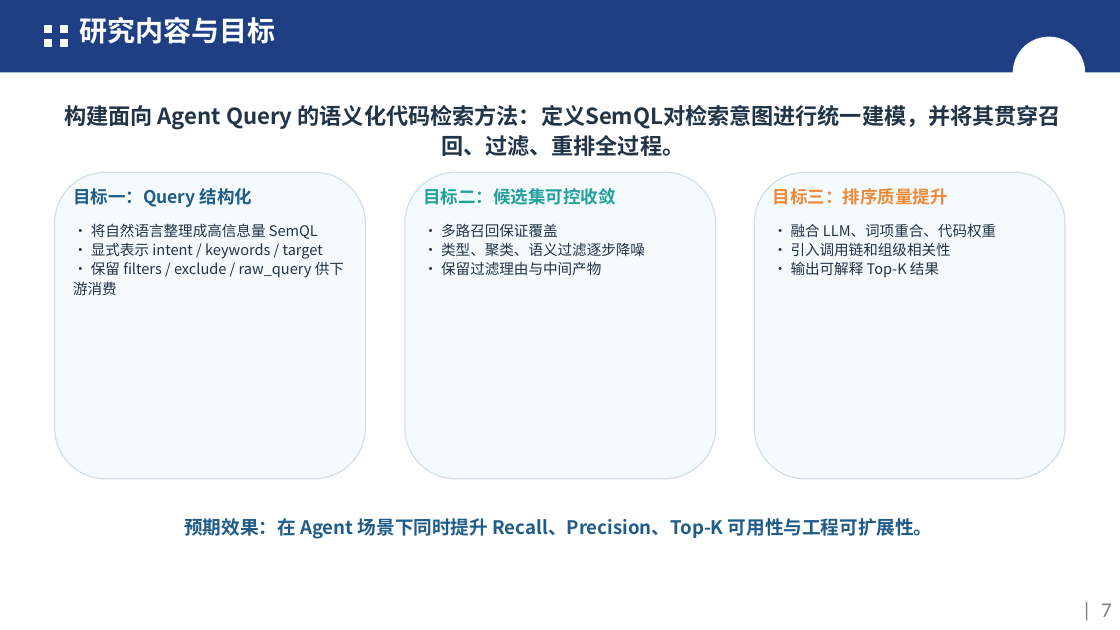
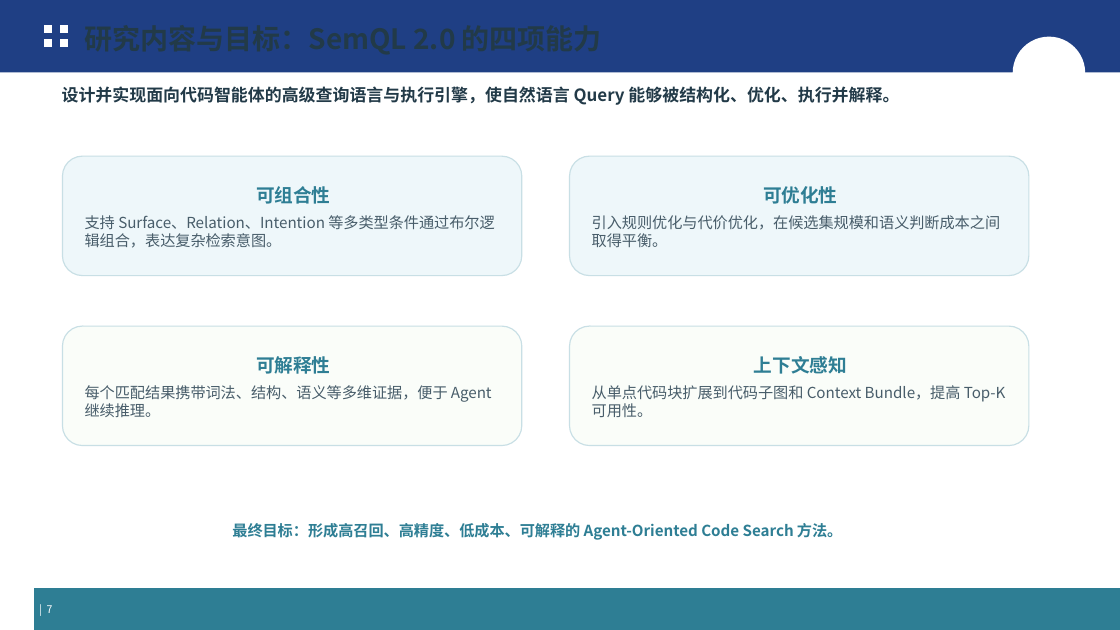
Before and after one commit to FDSE-IntelliDev/CodeSense, a slide deck: slide 7 of 中期答辩ppt_CodeSearch中期答辩.pptx. Drawn at 1120x630 pixels with LibreOffice and Linux fonts; fonts in the diff are those of the drawing; background and template pictures are left out. Boxes give left, top, right and bottom in pixels: in the first picture for what was removed or moved away, otherwise in the second. Text is boxed around its words. In the diff, an @@ line names an element or a change of style, - is before the commit and + after.

```diff
--- a/中期答辩ppt_CodeSearch中期答辩.pptx
+++ b/中期答辩ppt_CodeSearch中期答辩.pptx
@@ text "研究内容与目标：SemQL 2.0 的四项能力" at (62, 86, 899, 103): vertical alignment top to middle @@
@@ text at (62, 86, 899, 103): text changed; text colour #FFFFFF to #223A48 @@
-研究内容与目标
+研究内容与目标：SemQL 2.0 的四项能力
@@ text added at (62, 86, 899, 105), 14.5 pt, text #223A48, bold @@
+设计并实现面向代码智能体的高级查询语言与执行引擎，使自然语言 Query 能够被结构化、优化、执行并解释。
@@ text removed at (64, 105, 1061, 156) @@
-构建面向 Agent Query 的语义化代码检索方法：定义SemQL对检索意图进行统一建模，并将其贯穿召回、过滤、重排全过程。
@@ rounded rectangle removed at (55, 172, 365, 479) @@
@@ rounded rectangle added at (62, 156, 522, 276), fill #EEF7FA, outline #C8DFE5 1 pt, 13 pt, text #485D6A @@
+可组合性
+支持 Surface、Relation、Intention 等多类型条件通过布尔逻辑组合，表达复杂检索意图。
@@ rounded rectangle removed at (405, 172, 716, 479) @@
@@ rounded rectangle added at (570, 156, 1029, 276), fill #EEF7FA, outline #C8DFE5 1 pt, 13 pt, text #485D6A @@
+可优化性
+引入规则优化与代价优化，在候选集规模和语义判断成本之间取得平衡。
@@ rounded rectangle removed at (755, 172, 1065, 479) @@
@@ text removed at (73, 188, 252, 207) @@
-目标一：Query 结构化
@@ text removed at (423, 188, 615, 205) @@
-目标二：候选集可控收敛
@@ text removed at (773, 188, 948, 205) @@
-目标三：排序质量提升
@@ text removed at (73, 223, 344, 295) @@
-• 将自然语言整理成高信息量 SemQL
-• 显式表示 intent / keywords / target
-• 保留 filters / exclude / raw_query 供下游消费
@@ text removed at (791, 223, 996, 278) @@
-• 融合 LLM、词项重合、代码权重
-• 引入调用链和组级相关性
-• 输出可解释 Top-K 结果
@@ rounded rectangle added at (62, 326, 522, 445), fill #FAFDF9, outline #C8DFE5 1 pt, 13 pt, text #485D6A @@
+可解释性
+每个匹配结果携带词法、结构、语义等多维证据，便于 Agent 继续推理。
@@ rounded rectangle added at (570, 326, 1029, 445), fill #FAFDF9, outline #C8DFE5 1 pt, 13 pt, text #485D6A @@
+上下文感知
+从单点代码块扩展到代码子图和 Context Bundle，提高 Top-K 可用性。
@@ text removed at (184, 518, 933, 539) @@
-预期效果：在 Agent 场景下同时提升 Recall、Precision、Top-K 可用性与工程可扩展性。
@@ text at (232, 523, 842, 540): text changed; size 12.5 to 13 pt; text colour #213448 to #2E7E94; bold on @@
-• 多路召回保证覆盖
-• 类型、聚类、语义过滤逐步降噪
-• 保留过滤理由与中间产物
+最终目标：形成高召回、高精度、低成本、可解释的 Agent-Oriented Code Search 方法。
@@ rectangle "| 7" at (34, 589, 1120, 630): size 18 to 9 pt, font Calibri to Noto Sans CJK SC, text colour #808080 to #FFFFFF; alignment right to left; fill #FFFFFF to #2E7E94; outline #FFFFFF 1 pt to #2E7E94 1 pt @@
```
Also in this commit, not shown: 11 other slides changed, 6 slides added, 6 slides removed, 1 other file.
